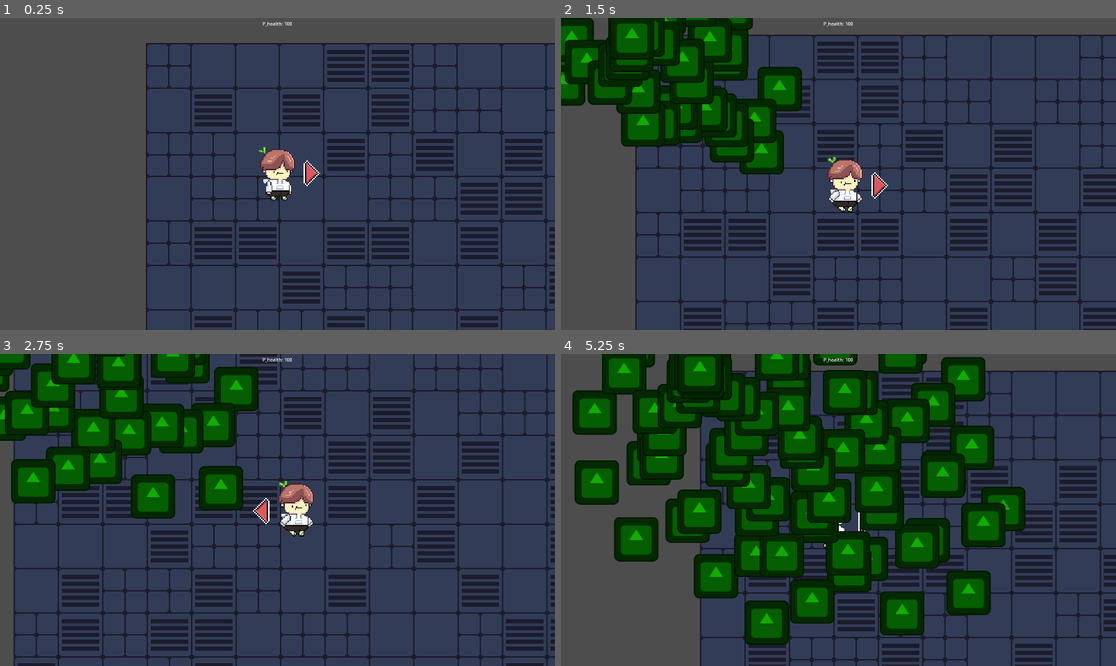
Above: before the commit, frames 1-4 (two rows, left to right).
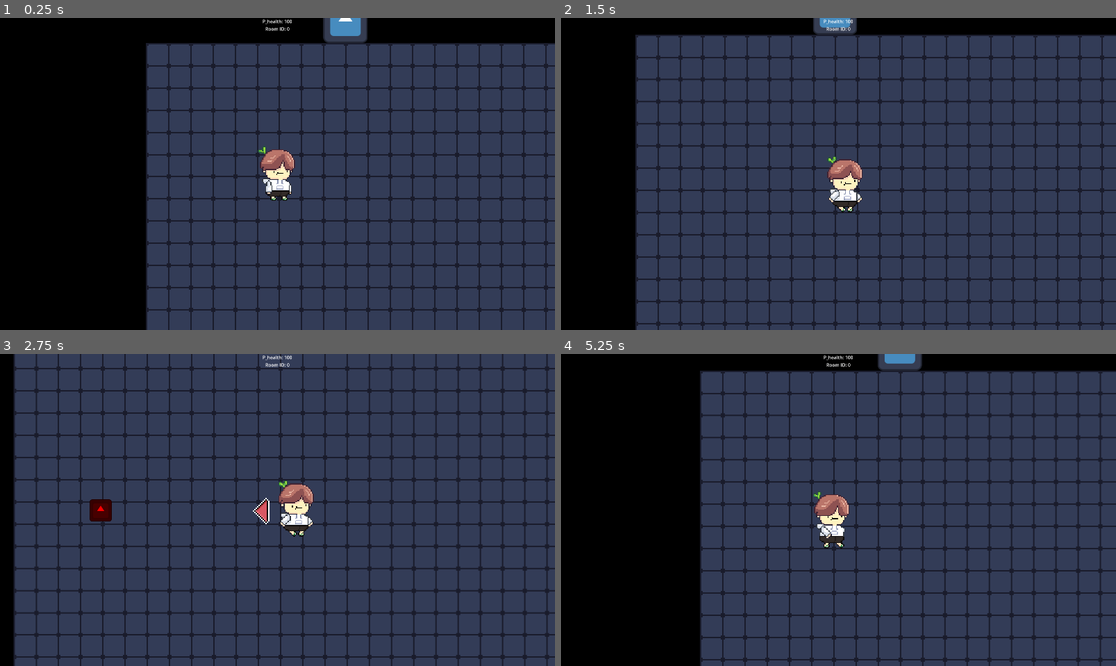
Above: after the commit, the same moments.

Repository: nottherealgun/Skywars
Game: Godot game, scene res://main.tscn
Two runs of this game, one before a commit and one after it. Both use one fixed random seed, a clock stepped at 60 frames per second and the inputs below. The engine's default icon, where the game draws it, is replaced by a stand-in: a white triangle on a blue panel in a dark square.
Inputs (mouse positions are in pixels of both pictures, inside the frame that each line leads up to):
- Up to frame 1 (0.25 s): no input
- Up to frame 2 (1.5 s): tap Enter at 0.5 s; move the mouse to (960, 158) at 0.52 s; hold D (p1_right) 0.53-1.28 s; hold Space 0.53-1.28 s; move the mouse to (727, 189) at 1.27 s; hold S (p1_down) from 1.28 s (still down); tap Down (p1_down2) at 1.35 s
- Up to frame 3 (2.75 s): tap Space at 1.52, 1.55, 1.82, 2.3 s; move the mouse to (333, 441) at 2.02 s; release S (p1_down) at 2.03 s; hold D (p1_right) from 2.03 s (still down); hold Left (p1_left2) from 2.03 s (still down)
- Up to frame 4 (5.25 s): move the mouse to (810, 572) at 2.77 s; release D (p1_right) at 2.78 s; release Left (p1_left2) at 2.78 s; hold W (p1_up) 2.78-3.53 s; click (810, 572) at 2.85 s; tap Space at 3.02, 3.05, 3.32, 3.77, 3.8, 4.07, 4.52, 4.55, 4.82 s; move the mouse to (1005, 556) at 3.52 s; hold Right (p1_right2) 3.53-4.28 s; hold A (p1_left) 3.53-5.03 s; move the mouse to (672, 463) at 4.27 s; tap Up (p1_up2) at 4.35 s; move the mouse to (866, 510) at 5.02 s; hold S (p1_down) from 5.03 s (still down); hold Space from 5.03 s (still down)

The runs differ from the first frame. In frame 1, 42% of the frame differs, in the area x 0-100%, y 0-100%; in frame 2, 38%; in frame 3, 30%; in frame 4, 69%.

Commit message:
basic doors and rooms system

Diff:
--- a/Resources.gd
+++ b/Resources.gd
@@ -25,10 +25,53 @@
 	Main.add_child(new_enemy)
 	return new_enemy
 
-func destroy(entity:Node):
+func kill(entity:Node):
 	active_entities.erase(entity)
 	entity.queue_free()
 
 func kill_all():
 	for e in active_entities:
-		destroy(e)
+		kill(e)
+
+func get_map_perimeter():
+	var perimeter = Map.get_used_rect().size.x*2
+	perimeter += Map.get_used_rect().size.y*2
+	return perimeter
+
+var active_doors = []
+
+func get_door_pos(size:Vector2i):
+	var door_pos : Vector2
+	var rand_pos = Vector2i(-1,-1)
+	var rand_side = ["left","top","right","bottom"][randi()%4]
+	var flip = true
+	match rand_side:
+		"left":
+			rand_pos.y = (randi()%size.y)
+			flip=false
+		"right":
+			rand_pos.x = size.x
+			rand_pos.y = (randi()%size.y)
+			flip=false
+		"top":
+			rand_pos.x = (randi()%size.x)
+		"bottom":
+			rand_pos.y = size.y
+			rand_pos.x = (randi()%size.x)
+
+	door_pos = Map.map_to_local(rand_pos)
+	door_pos = Map.to_global(door_pos)
+
+	return [door_pos,flip,rand_side]
+
+func new_door(room_size=Map.get_used_rect().size):
+	var new_door = load("res://door.tscn").instantiate()
+	var new = get_door_pos(room_size)
+	new_door.position = new[0]
+	new_door.horizontal = new[1]
+	new_door.side = new[2]
+	return new_door
+
+func install_door(node:Node):
+	active_doors.append(node)
+	Main.add_child(node)
--- /dev/null
+++ b/darwin.tres
@@ -0,0 +1,115 @@
+[gd_resource type="SpriteFrames" load_steps=17 format=3 uid="uid://bnvt35ic5s3ek"]
+
+[ext_resource type="Texture2D" uid="uid://wdq2gcr681a6" path="res://dwIdleSS.png" id="1_ecohs"]
+[ext_resource type="Texture2D" uid="uid://bfn6ao7hsyee2" path="res://dwRunSS.png" id="2_76w3b"]
+
+[sub_resource type="AtlasTexture" id="AtlasTexture_v47ko"]
+atlas = ExtResource("1_ecohs")
+region = Rect2(0, 0, 64, 64)
+
+[sub_resource type="AtlasTexture" id="AtlasTexture_yirx0"]
+atlas = ExtResource("1_ecohs")
+region = Rect2(64, 0, 64, 64)
+
+[sub_resource type="AtlasTexture" id="AtlasTexture_2vb33"]
+atlas = ExtResource("1_ecohs")
+region = Rect2(128, 0, 64, 64)
+
+[sub_resource type="AtlasTexture" id="AtlasTexture_pgi3b"]
+atlas = ExtResource("1_ecohs")
+region = Rect2(192, 0, 64, 64)
+
+[sub_resource type="AtlasTexture" id="AtlasTexture_3ll6i"]
+atlas = ExtResource("1_ecohs")
+region = Rect2(256, 0, 64, 64)
+
+[sub_resource type="AtlasTexture" id="AtlasTexture_81i22"]
+atlas = ExtResource("1_ecohs")
+region = Rect2(320, 0, 64, 64)
+
+[sub_resource type="AtlasTexture" id="AtlasTexture_3oqdn"]
+atlas = ExtResource("2_76w3b")
+region = Rect2(0, 0, 64, 64)
+
+[sub_resource type="AtlasTexture" id="AtlasTexture_g8gi6"]
+atlas = ExtResource("2_76w3b")
+region = Rect2(64, 0, 64, 64)
+
+[sub_resource type="AtlasTexture" id="AtlasTexture_1gigu"]
+atlas = ExtResource("2_76w3b")
+region = Rect2(128, 0, 64, 64)
+
+[sub_resource type="AtlasTexture" id="AtlasTexture_4rrvr"]
+atlas = ExtResource("2_76w3b")
+region = Rect2(192, 0, 64, 64)
+
+[sub_resource type="AtlasTexture" id="AtlasTexture_msc8h"]
+atlas = ExtResource("2_76w3b")
+region = Rect2(256, 0, 64, 64)
+
+[sub_resource type="AtlasTexture" id="AtlasTexture_wngld"]
+atlas = ExtResource("2_76w3b")
+region = Rect2(320, 0, 64, 64)
+
+[sub_resource type="AtlasTexture" id="AtlasTexture_yf0w5"]
+atlas = ExtResource("2_76w3b")
+region = Rect2(384, 0, 64, 64)
+
+[sub_resource type="AtlasTexture" id="AtlasTexture_1rr1h"]
+atlas = ExtResource("2_76w3b")
+region = Rect2(448, 0, 64, 64)
+
+[resource]
+animations = [{
+"frames": [{
+"duration": 1.0,
+"texture": SubResource("AtlasTexture_v47ko")
+}, {
+"duration": 1.0,
+"texture": SubResource("AtlasTexture_yirx0")
+}, {
+"duration": 1.0,
+"texture": SubResource("AtlasTexture_2vb33")
+}, {
+"duration": 1.0,
+"texture": SubResource("AtlasTexture_pgi3b")
+}, {
+"duration": 1.0,
+"texture": SubResource("AtlasTexture_3ll6i")
+}, {
+"duration": 1.0,
+"texture": SubResource("AtlasTexture_81i22")
+}],
+"loop": true,
+"name": &"idle",
+"speed": 10.0
+}, {
+"frames": [{
+"duration": 1.0,
+"texture": SubResource("AtlasTexture_3oqdn")
+}, {
+"duration": 1.0,
+"texture": SubResource("AtlasTexture_g8gi6")
+}, {
+"duration": 1.0,
+"texture": SubResource("AtlasTexture_1gigu")
+}, {
+"duration": 1.0,
+"texture": SubResource("AtlasTexture_4rrvr")
+}, {
+"duration": 1.0,
+"texture": SubResource("AtlasTexture_msc8h")
+}, {
+"duration": 1.0,
+"texture": SubResource("AtlasTexture_wngld")
+}, {
+"duration": 1.0,
+"texture": SubResource("AtlasTexture_yf0w5")
+}, {
+"duration": 1.0,
+"texture": SubResource("AtlasTexture_1rr1h")
+}],
+"loop": true,
+"name": &"run",
+"speed": 14.0
+}]
--- a/door.gd
+++ b/door.gd
@@ -1,10 +1,29 @@
+@tool
 extends Node2D
 
+@export var horizontal := true
+
 var players_in_vicinity = []
+var room : Dictionary
+var return_door = false
+var side
 
-func _process(delta):
-	if players_in_vicinity.size() > 0:
-		pass
+func _ready():
+	PlayerManager.connect("interact",enter_room)
+	if !horizontal:
+		$Sprite.rotation_degrees = 90
+
+func enter_room(player):
+	if player in players_in_vicinity:
+		if room == {}:
+			if return_door:
+				room = LevelManager.make_room()
+			else:
+				room = LevelManager.make_room(self)
+			$Dev.text = str(room)
+		else:
+			LevelManager.clear_level()
+			LevelManager.install_room(room)
 
 func _on_area_2d_area_entered(area):
 	var entity = area.get_parent()
--- a/door.tscn
+++ b/door.tscn
@@ -3,10 +3,11 @@
 [ext_resource type="Texture2D" uid="uid://b31mn2xrwcfkd" path="res://icon.svg" id="1_4f5l0"]
 [ext_resource type="Script" path="res://door.gd" id="1_dfm2f"]
 
-[sub_resource type="RectangleShape2D" id="RectangleShape2D_d0e8u"]
-size = Vector2(512, 128)
+[sub_resource type="CircleShape2D" id="CircleShape2D_6ccfh"]
+radius = 144.0
 
 [node name="Door" type="Node2D"]
+y_sort_enabled = true
 script = ExtResource("1_dfm2f")
 
 [node name="Sprite" type="Sprite2D" parent="."]
@@ -16,7 +17,19 @@
 collision_layer = 0
 
 [node name="CollisionShape2D" type="CollisionShape2D" parent="Area2D"]
-shape = SubResource("RectangleShape2D_d0e8u")
+shape = SubResource("CircleShape2D_6ccfh")
+
+[node name="Dev" type="Label" parent="."]
+anchors_preset = 5
+anchor_left = 0.5
+anchor_right = 0.5
+offset_left = -88.0
+offset_top = -96.0
+offset_right = 88.0
+offset_bottom = -73.0
+grow_horizontal = 2
+horizontal_alignment = 1
+vertical_alignment = 1
 
 [connection signal="area_entered" from="Area2D" to="." method="_on_area_2d_area_entered"]
 [connection signal="area_exited" from="Area2D" to="." method="_on_area_2d_area_exited"]
--- a/game_manager.gd
+++ b/game_manager.gd
@@ -2,5 +2,4 @@
 
 func _process(delta):
 	Global.Dev.text = "P_health: "+str(PlayerManager.health)
-	if Input.is_key_pressed(KEY_SPACE):
-		Global.spawn_enemy("enemy",Vector2.ZERO)
+	Global.Dev.text += "\nRoom ID: "+str(LevelManager.rooms.find(LevelManager.current_room))
--- /dev/null
+++ b/gun.tres
@@ -0,0 +1,58 @@
+[gd_resource type="SpriteFrames" load_steps=8 format=3 uid="uid://de0p04kk4ppup"]
+
+[ext_resource type="Texture2D" uid="uid://0sfdxjum3oaa" path="res://gunIdleSS.png" id="1_0rhtd"]
+
+[sub_resource type="AtlasTexture" id="AtlasTexture_x1f7c"]
+atlas = ExtResource("1_0rhtd")
+region = Rect2(0, 0, 32, 52)
+
+[sub_resource type="AtlasTexture" id="AtlasTexture_vxk0q"]
+atlas = ExtResource("1_0rhtd")
+region = Rect2(32, 0, 32, 52)
+
+[sub_resource type="AtlasTexture" id="AtlasTexture_fjw7x"]
+atlas = ExtResource("1_0rhtd")
+region = Rect2(64, 0, 32, 52)
+
+[sub_resource type="AtlasTexture" id="AtlasTexture_6i0sh"]
+atlas = ExtResource("1_0rhtd")
+region = Rect2(96, 0, 32, 52)
+
+[sub_resource type="AtlasTexture" id="AtlasTexture_2pccu"]
+atlas = ExtResource("1_0rhtd")
+region = Rect2(128, 0, 32, 52)
+
+[sub_resource type="AtlasTexture" id="AtlasTexture_i5r2b"]
+atlas = ExtResource("1_0rhtd")
+region = Rect2(160, 0, 32, 52)
+
+[resource]
+animations = [{
+"frames": [{
+"duration": 1.0,
+"texture": SubResource("AtlasTexture_x1f7c")
+}, {
+"duration": 1.0,
+"texture": SubResource("AtlasTexture_vxk0q")
+}, {
+"duration": 1.0,
+"texture": SubResource("AtlasTexture_fjw7x")
+}, {
+"duration": 1.0,
+"texture": SubResource("AtlasTexture_6i0sh")
+}, {
+"duration": 1.0,
+"texture": SubResource("AtlasTexture_2pccu")
+}, {
+"duration": 1.0,
+"texture": SubResource("AtlasTexture_i5r2b")
+}],
+"loop": true,
+"name": &"idle",
+"speed": 10.0
+}, {
+"frames": [],
+"loop": true,
+"name": &"run",
+"speed": 5.0
+}]
--- a/level_manager.gd
+++ b/level_manager.gd
@@ -2,9 +2,51 @@
 # Level Manager
 
 @onready var map = Global.Map
+var rooms = []
+var current_room
 
 func _ready():
-	var size = Vector2i(20,20)
-	for i in size.x:
-		for j in size.y:
-			map.set_cell(0,Vector2(i,j),0,Vector2i(32+randi()%3,1))
+	install_room(make_room())
+
+func clear_level():
+	map.clear()
+	for e in Global.active_entities:
+		if is_instance_valid(e):
+			Global.kill(e)
+	for d in Global.active_doors:
+		if is_instance_valid(d):
+			Global.Main.remove_child(d)
+
+	Global.active_entities.clear()
+	Global.active_doors.clear()
+
+func make_room(prev_door=null) -> Dictionary:
+	var new_room := {}
+	var placed_doors = []
+	new_room["size"] = Vector2i(15,15)
+	new_room["doors"] = []
+	new_room["entities"] = []
+	if current_room != null:
+		var door_to_prev = Global.new_door(current_room.size)
+		door_to_prev.return_door = true
+		door_to_prev.room = current_room
+		door_to_prev.position = prev_door.position
+		placed_doors.append(door_to_prev)
+		new_room["doors"].append(door_to_prev)
+
+	for i in 2:
+		var new_door = Global.new_door(new_room["size"])
+		while placed_doors.has(new_door.position):
+			new_door = Global.new_door(new_room["size"])
+		placed_doors.append(new_door.position)
+		new_room["doors"].append(new_door)
+	rooms.append(new_room)
+	return new_room
+
+func install_room(room:Dictionary):
+	for x in room.size.x:
+		for y in room.size.y:
+			map.set_cell(0,Vector2i(x,y),0,Vector2i(33,1))
+	for d in room.doors:
+		Global.install_door(d)
+	current_room = room
--- a/main.tscn
+++ b/main.tscn
@@ -1,123 +1,11 @@
-[gd_scene load_steps=23 format=3 uid="uid://siwlpcy6tg40"]
-
-[ext_resource type="Texture2D" uid="uid://wdq2gcr681a6" path="res://dwIdleSS.png" id="1_g850e"]
-[ext_resource type="Texture2D" uid="uid://bfn6ao7hsyee2" path="res://dwRunSS.png" id="2_m6euf"]
+[gd_scene load_steps=7 format=3 uid="uid://siwlpcy6tg40"]
+
+[ext_resource type="SpriteFrames" uid="uid://bnvt35ic5s3ek" path="res://darwin.tres" id="1_gdtdo"]
 [ext_resource type="Texture2D" uid="uid://ceji5e5vk1khk" path="res://tileset x1.png" id="2_siqsm"]
 [ext_resource type="Texture2D" uid="uid://c8fdbjdlywnc" path="res://arrow.png" id="3_a1jw1"]
 
 [sub_resource type="RectangleShape2D" id="RectangleShape2D_oscn4"]
 size = Vector2(128, 128)
-
-[sub_resource type="AtlasTexture" id="AtlasTexture_v47ko"]
-atlas = ExtResource("1_g850e")
-region = Rect2(0, 0, 64, 64)
-
-[sub_resource type="AtlasTexture" id="AtlasTexture_yirx0"]
-atlas = ExtResource("1_g850e")
-region = Rect2(64, 0, 64, 64)
-
-[sub_resource type="AtlasTexture" id="AtlasTexture_2vb33"]
-atlas = ExtResource("1_g850e")
-region = Rect2(128, 0, 64, 64)
-
-[sub_resource type="AtlasTexture" id="AtlasTexture_pgi3b"]
-atlas = ExtResource("1_g850e")
-region = Rect2(192, 0, 64, 64)
-
-[sub_resource type="AtlasTexture" id="AtlasTexture_3ll6i"]
-atlas = ExtResource("1_g850e")
-region = Rect2(256, 0, 64, 64)
-
-[sub_resource type="AtlasTexture" id="AtlasTexture_81i22"]
-atlas = ExtResource("1_g850e")
-region = Rect2(320, 0, 64, 64)
-
-[sub_resource type="AtlasTexture" id="AtlasTexture_3oqdn"]
-atlas = ExtResource("2_m6euf")
-region = Rect2(0, 0, 64, 64)
-
-[sub_resource type="AtlasTexture" id="AtlasTexture_g8gi6"]
-atlas = ExtResource("2_m6euf")
-region = Rect2(64, 0, 64, 64)
-
-[sub_resource type="AtlasTexture" id="AtlasTexture_1gigu"]
-atlas = ExtResource("2_m6euf")
-region = Rect2(128, 0, 64, 64)
-
-[sub_resource type="AtlasTexture" id="AtlasTexture_4rrvr"]
-atlas = ExtResource("2_m6euf")
-region = Rect2(192, 0, 64, 64)
-
-[sub_resource type="AtlasTexture" id="AtlasTexture_msc8h"]
-atlas = ExtResource("2_m6euf")
-region = Rect2(256, 0, 64, 64)
-
-[sub_resource type="AtlasTexture" id="AtlasTexture_wngld"]
-atlas = ExtResource("2_m6euf")
-region = Rect2(320, 0, 64, 64)
-
-[sub_resource type="AtlasTexture" id="AtlasTexture_yf0w5"]
-atlas = ExtResource("2_m6euf")
-region = Rect2(384, 0, 64, 64)
-
-[sub_resource type="AtlasTexture" id="AtlasTexture_1rr1h"]
-atlas = ExtResource("2_m6euf")
-region = Rect2(448, 0, 64, 64)
-
-[sub_resource type="SpriteFrames" id="SpriteFrames_j0xrl"]
-animations = [{
-"frames": [{
-"duration": 1.0,
-"texture": SubResource("AtlasTexture_v47ko")
-}, {
-"duration": 1.0,
-"texture": SubResource("AtlasTexture_yirx0")
-}, {
-"duration": 1.0,
-"texture": SubResource("AtlasTexture_2vb33")
-}, {
-"duration": 1.0,
-"texture": SubResource("AtlasTexture_pgi3b")
-}, {
-"duration": 1.0,
-"texture": SubResource("AtlasTexture_3ll6i")
-}, {
-"duration": 1.0,
-"texture": SubResource("AtlasTexture_81i22")
-}],
-"loop": true,
-"name": &"idle",
-"speed": 10.0
-}, {
-"frames": [{
-"duration": 1.0,
-"texture": SubResource("AtlasTexture_3oqdn")
-}, {
-"duration": 1.0,
-"texture": SubResource("AtlasTexture_g8gi6")
-}, {
-"duration": 1.0,
-"texture": SubResource("AtlasTexture_1gigu")
-}, {
-"duration": 1.0,
-"texture": SubResource("AtlasTexture_4rrvr")
-}, {
-"duration": 1.0,
-"texture": SubResource("AtlasTexture_msc8h")
-}, {
-"duration": 1.0,
-"texture": SubResource("AtlasTexture_wngld")
-}, {
-"duration": 1.0,
-"texture": SubResource("AtlasTexture_yf0w5")
-}, {
-"duration": 1.0,
-"texture": SubResource("AtlasTexture_1rr1h")
-}],
-"loop": true,
-"name": &"run",
-"speed": 14.0
-}]
 
 [sub_resource type="TileSetAtlasSource" id="TileSetAtlasSource_buv47"]
 texture = ExtResource("2_siqsm")
@@ -373,10 +261,9 @@
 [node name="Sprite" type="AnimatedSprite2D" parent="Player"]
 texture_filter = 1
 scale = Vector2(3, 3)
-sprite_frames = SubResource("SpriteFrames_j0xrl")
-animation = &"run"
+sprite_frames = ExtResource("1_gdtdo")
+animation = &"idle"
 autoplay = "idle"
-frame_progress = 0.988586
 
 [node name="MainCam" type="Camera2D" parent="Player"]
 zoom = Vector2(1.2, 1.2)
@@ -389,6 +276,17 @@
 scale = Vector2(4, 4)
 texture = ExtResource("3_a1jw1")
 offset = Vector2(25, 0)
+
+[node name="CanvasLayer" type="CanvasLayer" parent="."]
+layer = -1
+
+[node name="Background" type="ColorRect" parent="CanvasLayer"]
+anchors_preset = 15
+anchor_right = 1.0
+anchor_bottom = 1.0
+grow_horizontal = 2
+grow_vertical = 2
+color = Color(0, 0, 0, 1)
 
 [node name="GUI" type="CanvasLayer" parent="."]
 
@@ -409,3 +307,5 @@
 scale = Vector2(4, 4)
 tile_set = SubResource("TileSet_o3yru")
 format = 2
+layer_0/tile_data = PackedInt32Array(0, 2228224, 1, 1, 2228224, 1, 65537, 2228224, 1, 65536, 2228224, 1, 131072, 2228224, 1, 131073, 2228224, 1, 131074, 2228224, 1, 65538, 2228224, 1, 2, 2228224, 1)
+metadata/_edit_lock_ = true
--- a/player_manager.gd
+++ b/player_manager.gd
@@ -1,4 +1,5 @@
 extends Node
+signal interact(from_player)
 
 @onready var player = get_node("/root/Main/Player")
 
@@ -24,10 +25,15 @@
 func _input_update():
 	aim_vec = Vector2(Input.get_action_strength("p1_right2") - Input.get_action_strength("p1_left2"),
 	Input.get_action_strength("p1_down2") - Input.get_action_strength("p1_up2")).normalized()
+
 	player.get_node("Arrow").rotation = player.get_node("Arrow").position.angle_to_point(aim_vec)
+	player.get_node("Arrow").visible = (aim_vec != Vector2.ZERO)
+
 	if Input.is_action_just_pressed("p1_primary"):
 			if aim_vec != Vector2.ZERO:
 				shoot()
+	if Input.is_action_just_pressed("p1_action"):
+		emit_signal("interact",player)
 
 func _move_update(delta):
 	move_vec = Vector2.ZERO
--- a/project.godot
+++ b/project.godot
@@ -91,6 +91,11 @@
 , Object(InputEventKey,"resource_local_to_scene":false,"resource_name":"","device":-1,"window_id":0,"alt_pressed":false,"shift_pressed":false,"ctrl_pressed":false,"meta_pressed":false,"pressed":false,"keycode":0,"physical_keycode":4194321,"key_label":0,"unicode":0,"echo":false,"script":null)
 ]
 }
+p1_action={
+"deadzone": 0.5,
+"events": [Object(InputEventJoypadButton,"resource_local_to_scene":false,"resource_name":"","device":0,"button_index":10,"pressure":0.0,"pressed":true,"script":null)
+]
+}
 p2_up={
 "deadzone": 0.5,
 "events": [Object(InputEventJoypadMotion,"resource_local_to_scene":false,"resource_name":"","device":1,"axis":1,"axis_value":-1.0,"script":null)
Binary file added: gunIdleSS.png
Not shown, added: gunIdleSS.png.import
